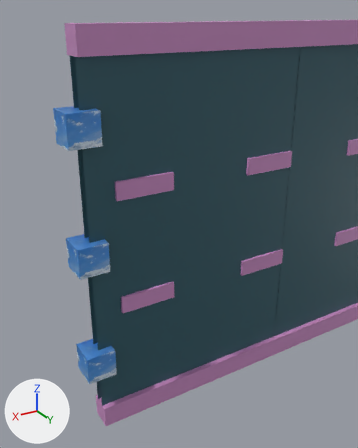
Before and after pictures for a commit that changed the COLLADA model dateien/wege/weg1.dae.
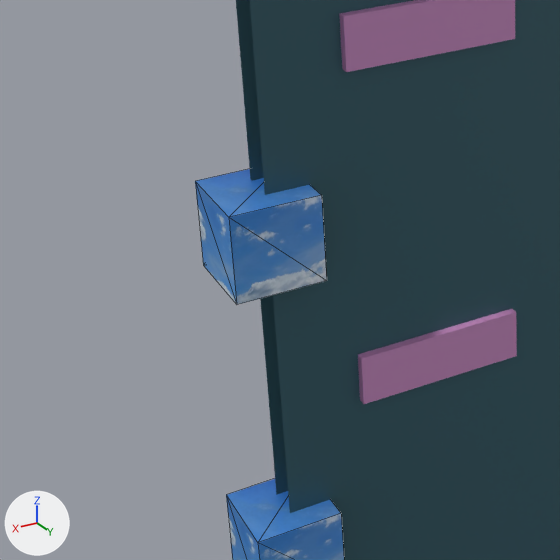
There are two pictures of each version: one from a camera (50 mm lens) standing at (64.71, 13.35, 7.0) and looking at (57.75, 1.75, 1.2), one close up on the part from 0% to 53% of the width and 40% to 82% of the height. The lights are fixed; the arrows at lower left show +X, +Y and +Z. The close-ups show mesh edges as thin lines. Where no turn or scale is listed for an object, it has been applied to the vertices.

Names of what the first close-up shows: 'Cube.001', 'aCube', 'lCube'.
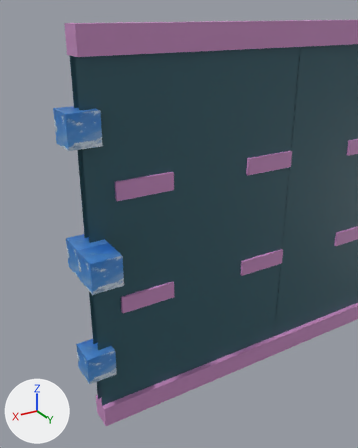
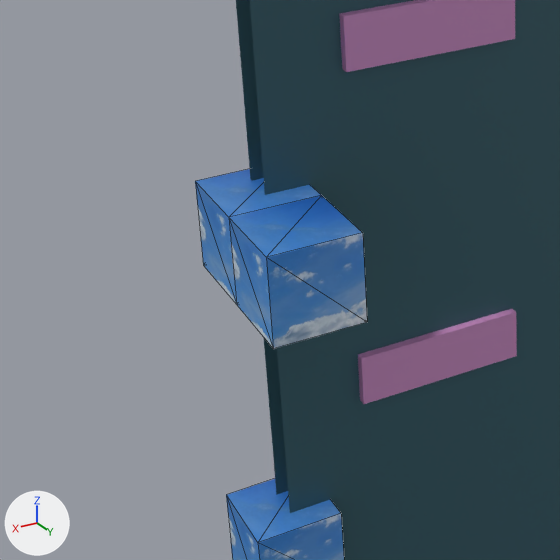
Boxes [x1, y1, x2, y2] around the edits, measured in the close-ups (560 x 560 px):
'uCube', added (blue): after [229, 195, 367, 349]
'aCube', unchanged, covered by the edit: before [195, 169, 327, 305]; after [195, 169, 321, 305]

The change, as a list of edits to the scene's bpy script:
```text
Add img_20230430_144504_jpg_003_jpg:
    img_20230430_144504_jpg_003_jpg = load_image('20230430_144504.jpg.003.jpg', '20230430_144504.jpg.003.jpg', 4624, 3468, 'sRGB')
Add mat_material_032:
    mat_material_032 = principled_material('Material.032')
    mat_material_032.texture = img_20230430_144504_jpg_003_jpg
Add me_cube_002:
    me_cube_002.from_pydata(...)  # a box spanning x -0.5..0.5, y -0.5..0.5, z -0.5..0.5
    me_cube_002.materials.append(mat_material_032)  # picture img_20230430_144504_jpg_003_jpg
Add ob_ucube:
    ob_ucube = bpy.data.objects.new('uCube', me_cube_002)
    ob_ucube.location = (60.0, 1.0, 0.0)
```
